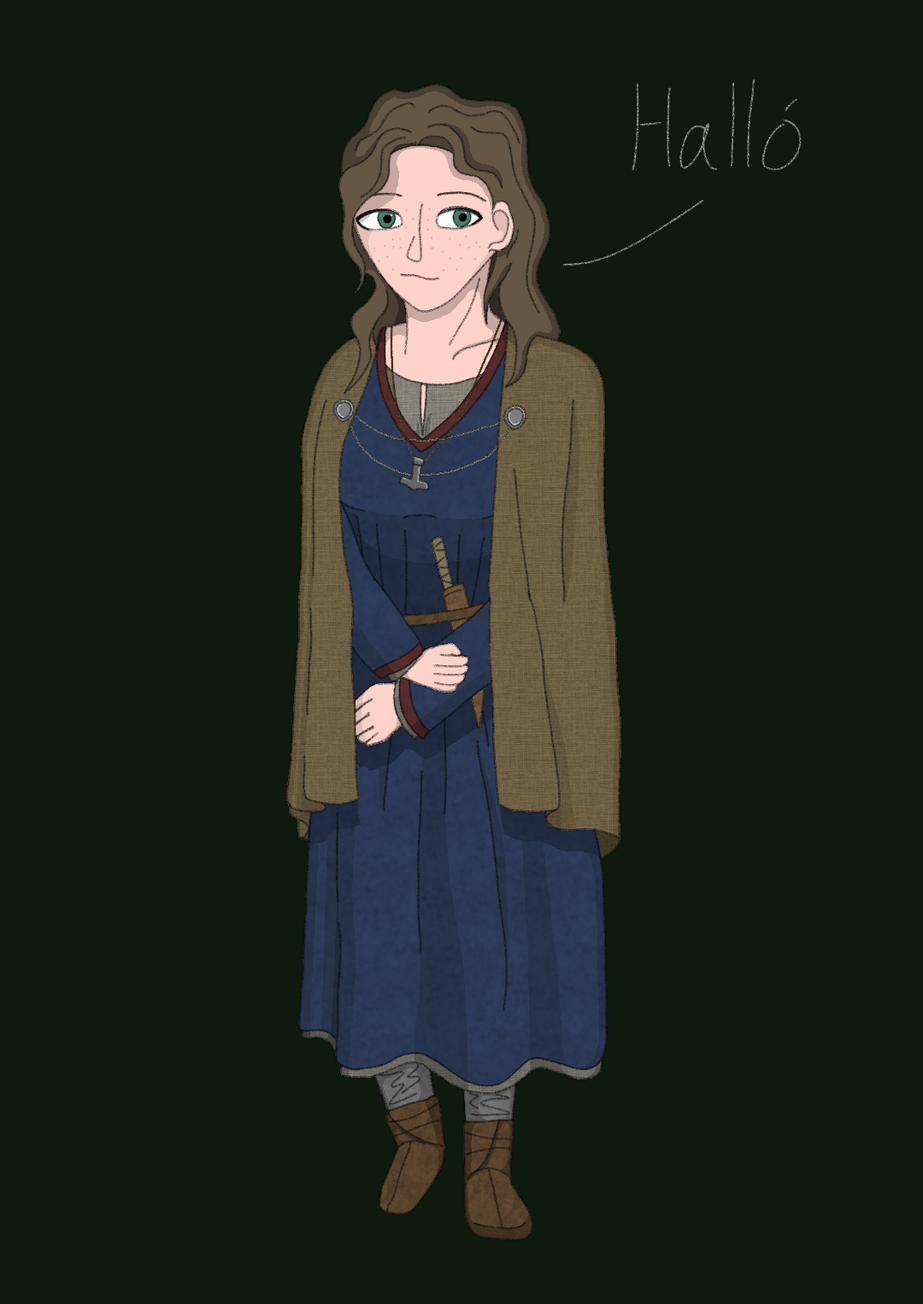
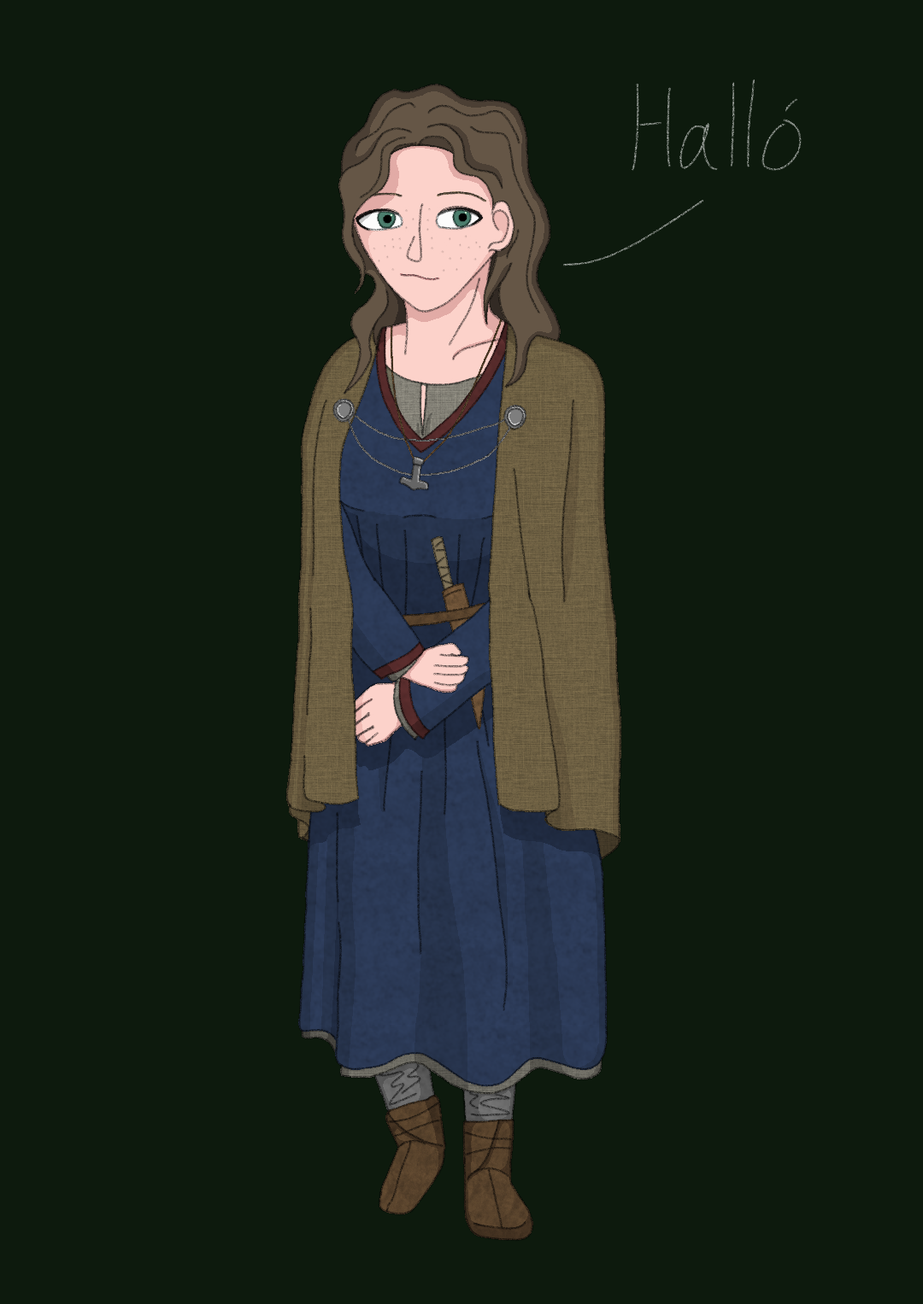
The second 923 × 1304 image is a revision of the first. Changes to its layers:
painted on "color" over [353, 146, 510, 747]
